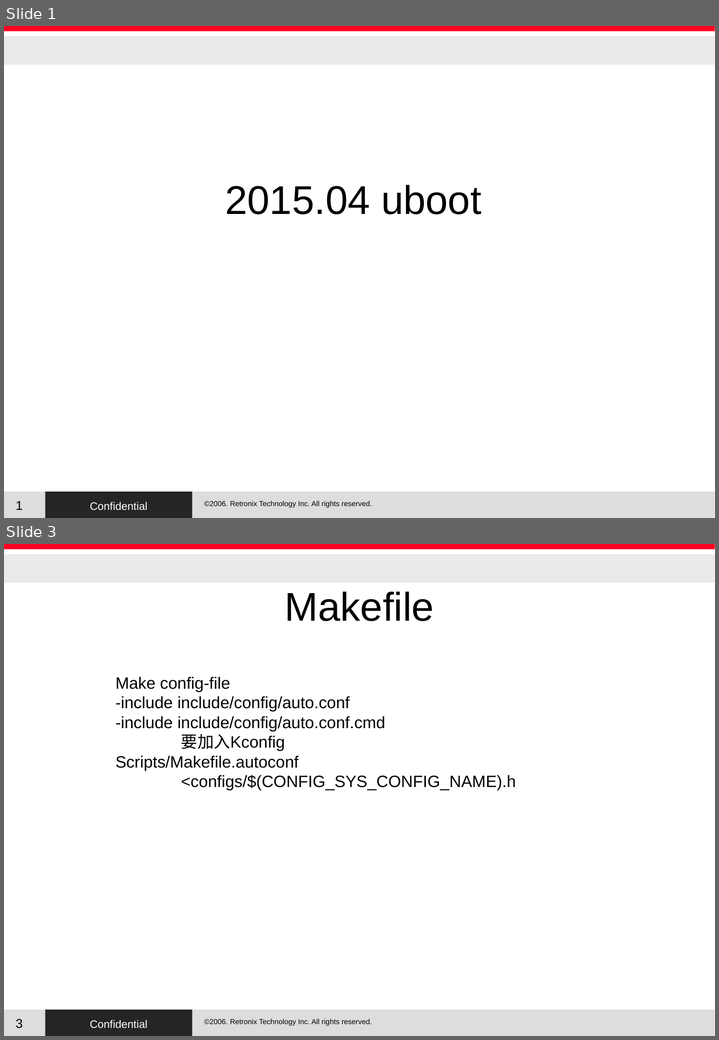
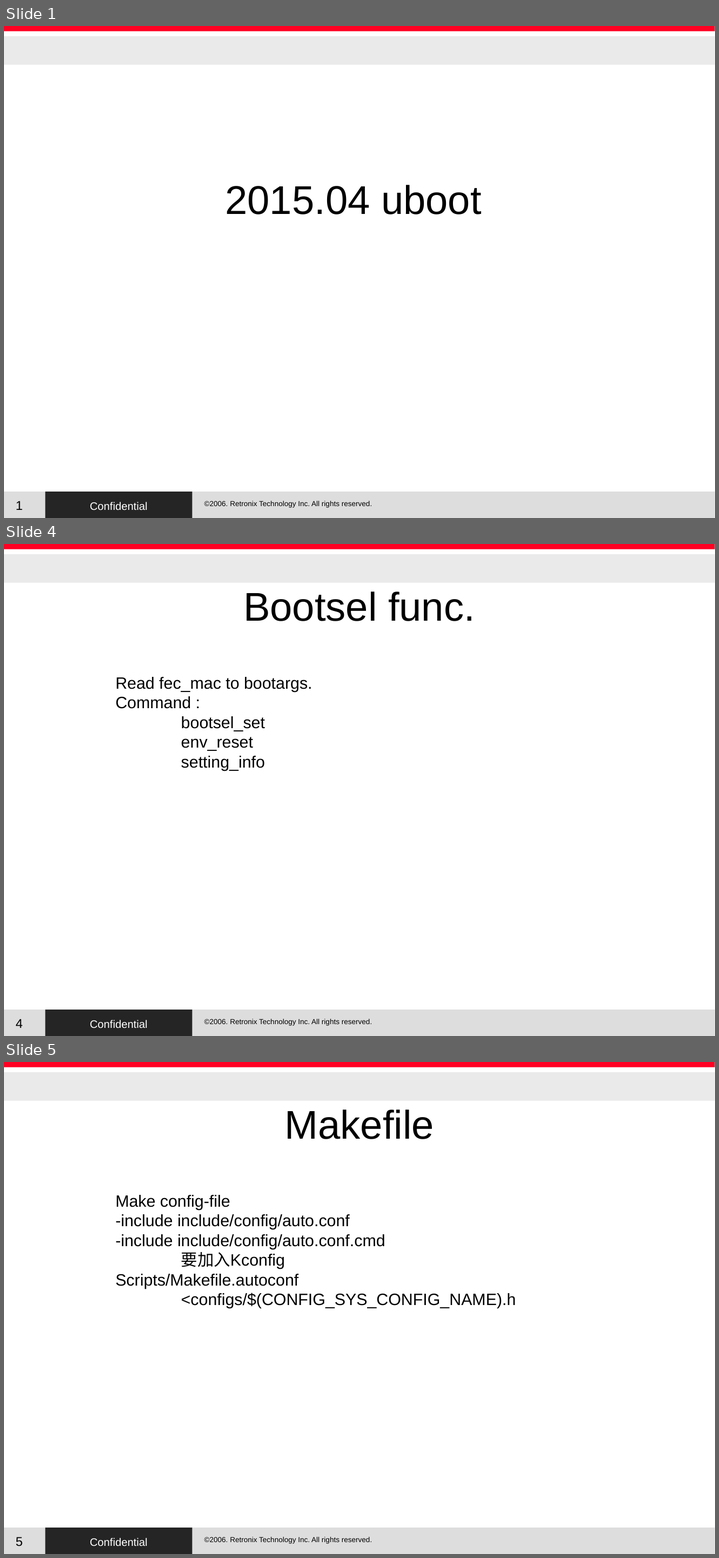
Before and after one commit to RetronixTechInc/u-boot-rtx, a slide deck: uboot.odp. Shown one above the other, each under a label of ours: slides 1 and 3 before the commit, slides 1, 4 and 5 after it; the slides between them are not shown. The pictures are 719x1040 and 719x1558 pixels, drawn with LibreOffice and Linux fonts; fonts in the diff are those of the drawing; background and template pictures are left out. Boxes give left, top, right and bottom in pixels: in the first picture for what was removed or moved away, otherwise in the second. Text is boxed around its words. In the diff, an @@ line names an element or a change of style, - is before the commit and + after.

Commit message:
saveenv if env CRC fail. read mac at bootsel_init. bootset command write mac and run update, recovery.

```diff
--- a/uboot.odp
+++ b/uboot.odp
@@ slide 4 added at (4,544,715,1036), background #FFFFFF; not listed: 5 template elements that a slide beside it also shows @@
@@ title added at (243,592,475,621), 44 pt, text #000000 @@
+Bootsel func.
@@ text added at (115,677,312,771), 18 pt, text #000000 @@
+Read fec_mac to bootargs.
+Command :
+bootsel_set
+env_reset
+setting_info
@@ page number added at (16,1019,23,1028), 14 pt, text #000000 @@
+4
@@ what was slide 3 is now slide 5 @@
@@ page number at (16,1537,23,1546): text changed @@
-3
+5
```
Also in this commit, not shown: 1 slide changed, 1 other slide added, 5 other files.
